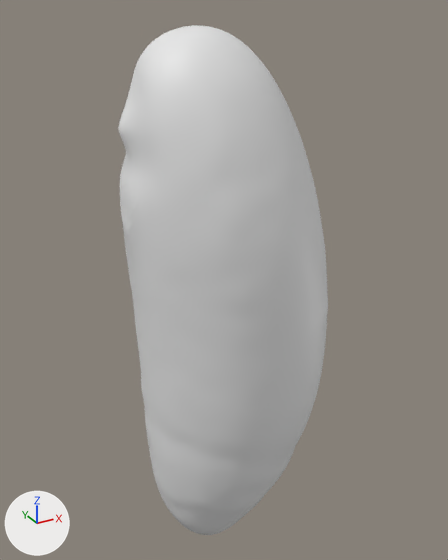
A saved change to the Blender file nbs/drosophila_example/Drosophila_CAAX-mCherry.blend.
Both versions are drawn from a 50 mm camera at (-162.0, -560.0, 536.0) aimed at (101.0, -82.0, 297.0). Lighting does not change. The marker at lower left points along +X, +Y and +Z.

In view in the first picture: 'Drosophila_CAAX-mCherry_mesh_remeshed'.
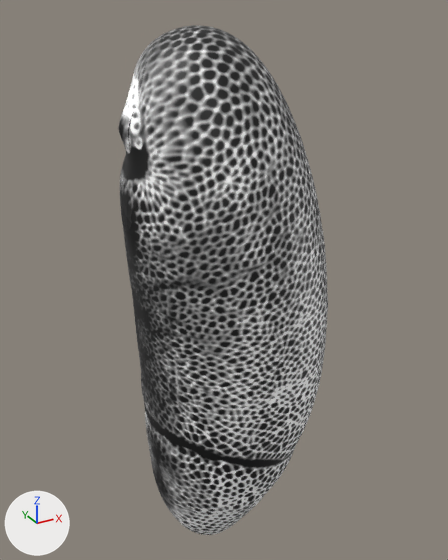
Where the change shows, as pixel boxes [x1, y1, x2, y2] in the pictures (448 x 560 px):
'Drosophila_CAAX-mCherry_mesh_remeshed', recoloured: [118, 25, 328, 535] in both

Edits to the bpy script that builds the scene:
```text
Add img_channel_0_slice_000_png:
    img_channel_0_slice_000_png = load_image('channel_0_slice_000.png', 'Drosophila_CAAX-mCherry_textures/channel_0_slice_000.png', 512, 512, 'sRGB')
Add mat_material_001:
    mat_material_001 = bpy.data.materials.new('Material.001')
    # uses the picture img_channel_0_slice_000_png
Change me_drosophila_caax_mcherry_mesh_remeshed:
    where me_drosophila_caax_mcherry_mesh_remeshed.from_pydata(...)  # 8160 vertices, 16294 faces, 1 loose edge; spans x 1.0..192.0, y 4.0..523.0, z 7.0..187.0
    add me_drosophila_caax_mcherry_mesh_remeshed.materials.append(mat_material_001)
```
